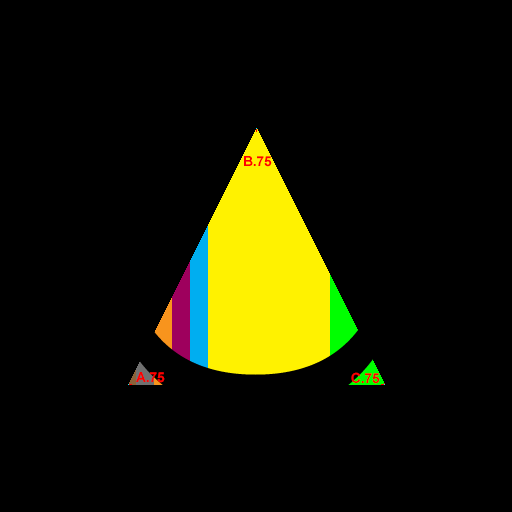
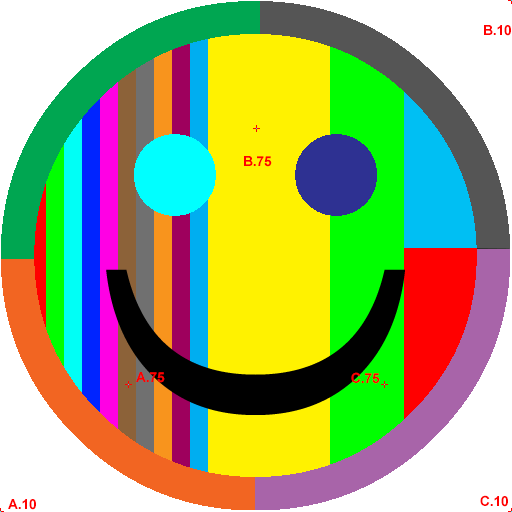
Before/after of a 512px x 512px layered artwork. What changed in the layer stack:
hid "0.75 triangle" over 0, 0, 512, 512
